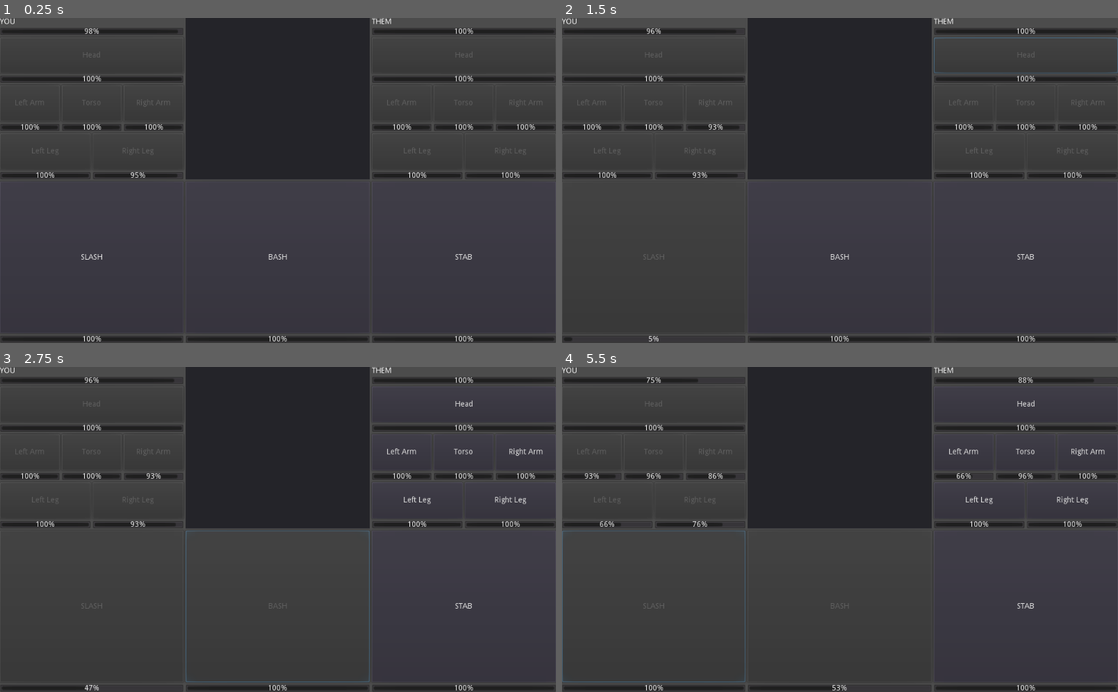
Above: before the commit, frames 1-4 (two rows, left to right).
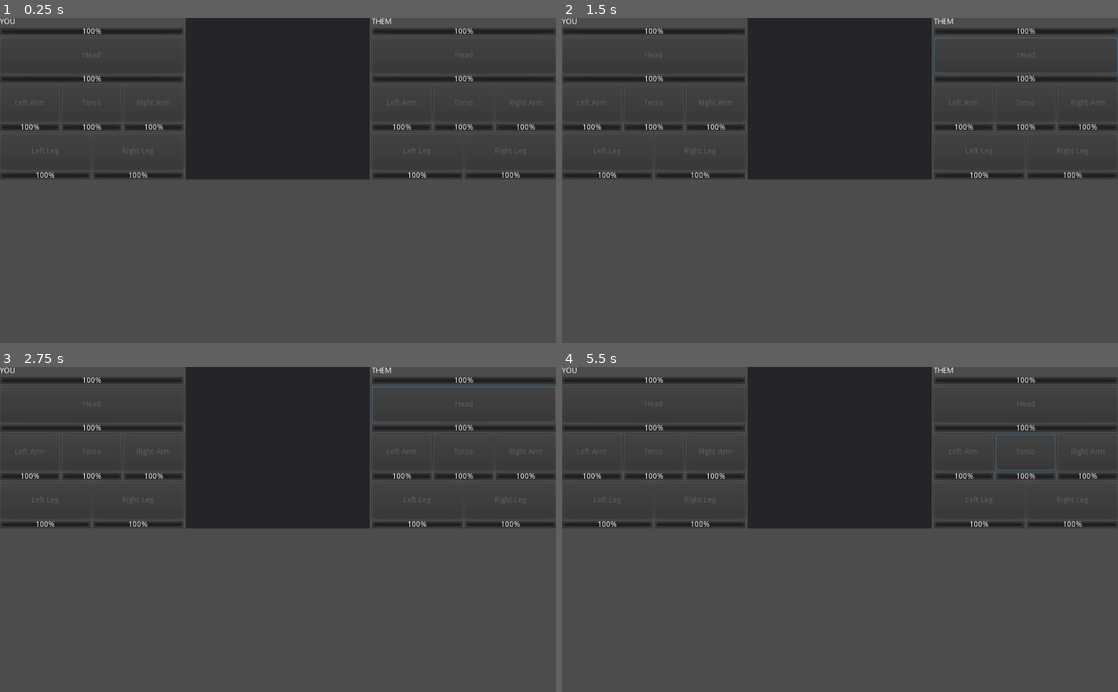
Above: after the commit, the same moments.

Repository: CertifiedIdiots/Tick
Game: Godot game, scene res://Game.tscn
Same seed, same stepped clock (60 frames per second), same inputs: the game is played once before the commit and once after it.
Inputs (mouse positions are in pixels of both pictures, inside the frame that each line leads up to):
- Up to frame 1 (0.25 s): no input
- Up to frame 2 (1.5 s): click (656, 258) at 0.5 s, where only the run before the commit has a clickable "SLASH"; click (1023, 57) at 1.25 s, where only the run before the commit has a clickable "Head"
- Up to frame 3 (2.75 s): click (278, 607) at 2 s, where only the run before the commit has a clickable "BASH"
- Up to frame 4 (5.5 s): click (962, 451) at 2.75 s, where only the run before the commit has a clickable "Left Arm"; click (1023, 607) at 3.5 s, where only the run before the commit has a clickable "STAB"; click (1023, 451) at 4.25 s, where only the run before the commit has a clickable "Torso"; click (656, 607) at 5 s, where only the run before the commit has a clickable "SLASH"

The runs differ from the first frame. In frame 1, 2.0% of the frame differs, in the area x 0-100%, y 3-100%; in frame 2, 1.5%; in frame 3, 2.2%; in frame 4, 2.5%.
Error after the commit: Invalid get index 'skills' (on base: 'Reference ()'). (res://Game/Entities/Entity.gd:42)

Commit message:
Combine lots, add random part function

Diff:
--- a/Game/Entities/Entity.gd
+++ b/Game/Entities/Entity.gd
@@ -21,9 +21,6 @@
 	"Left Arm": Items.weapon("Sword"),
 	"Right Arm": Items.weapon("Mace"),
 	"Third Arm": Items.weapon("Spear"),
-}
-
-var armor_slots = {
 	"Head": Items.armor("Helmet"),
 	"Torso": Items.armor("Chestplate"),
 	"Legs": Items.armor("Leggings")
@@ -42,6 +39,12 @@
 func skills():
 	var list = []
 	for item in slots.values():
-		if item != null:
+		if item != null and item.skills:
 			list.append_array(item.skills)
 	return list
+
+func get_random_part(exclude: Part):
+	while true:
+		var index = randi() % body_parts.size()
+		if body_parts[index] != exclude:
+			return body_parts[index]
